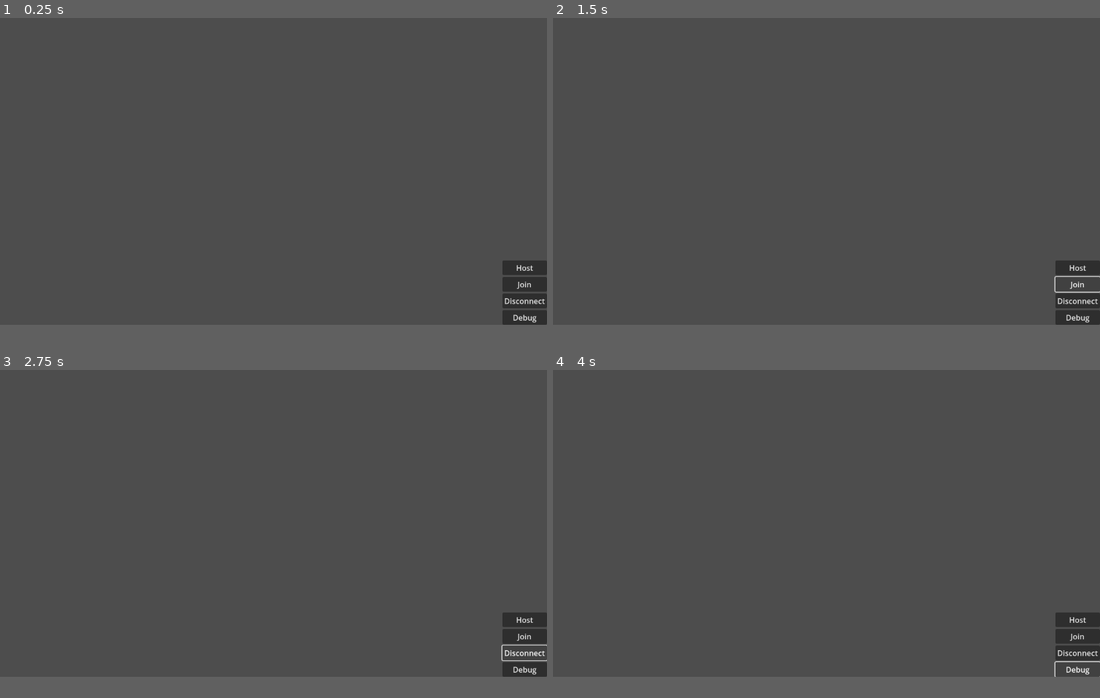
Above: before the commit, frames 1-4 (two rows, left to right).
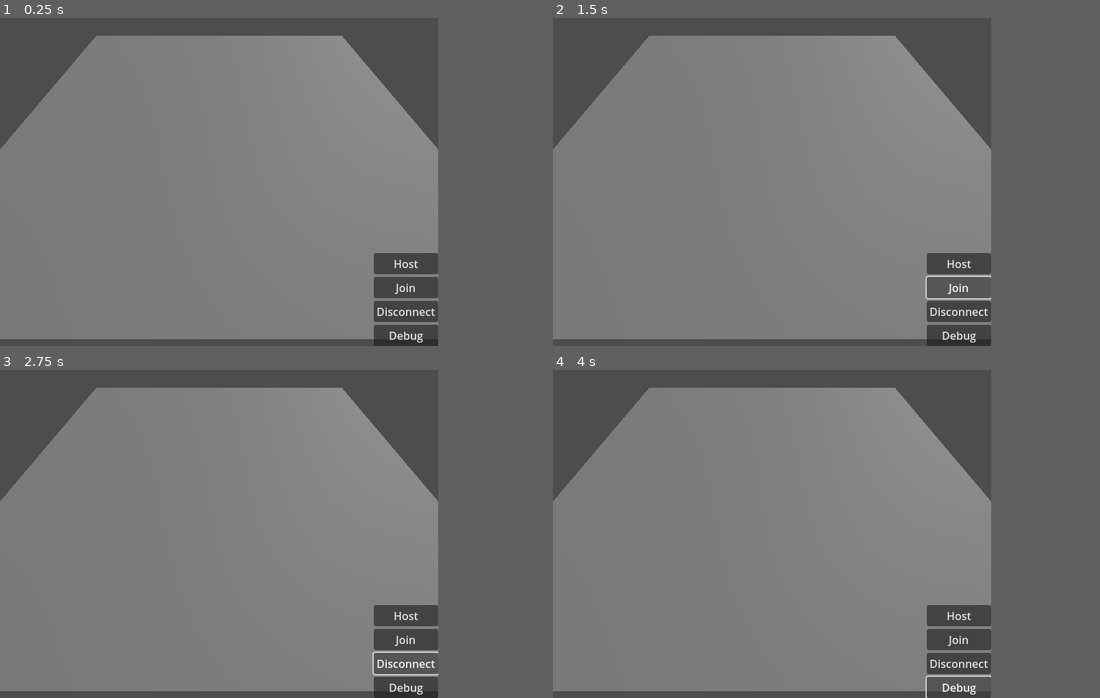
Above: after the commit, the same moments.

Repository: blondeman/congenial-soul
Game: Godot game, scene res://scenes/scene_manager.tscn
The game is run twice, just before and just after one commit, with the same random seed, the same clock (stepped at 60 frames per second) and the same inputs. Before the commit the project starts from res://scenes/menu.tscn.
Inputs:
- Up to frame 1 (0.25 s): no input
- Up to frame 2 (1.5 s): click "Host" at 0.5 s; click "Join" at 1.25 s
- Up to frame 3 (2.75 s): click "Disconnect" at 2 s
- Up to frame 4 (4 s): click "Debug" at 2.75 s; tap Enter at 3.5 s; hold D (right, bound only after the commit) from 3.53 s (still down)
In our replay, the window is 799x449 before the commit and 640x480 after it. These sizes can differ from the game's own. Grey fills any space a smaller window leaves; there, only what the larger window draws over its background counts as a difference.

The runs differ from the first frame. In frame 1, 67% of the frame differs, in the area x 0-100%, y 5-100%; in frame 2, 67%; in frame 3, 67%; in frame 4, 67%.
Error after the commit: Invalid access to property or key 'players' on a base object of type 'Node (PlayerManager.gd)'. (res://scripts/Lobby.gd:39)

Commit message:
player spawning and removing

Diff:
--- a/congenial-soul/project.godot
+++ b/congenial-soul/project.godot
@@ -11,7 +11,7 @@
 [application]
 
 config/name="CongenialSoul"
-run/main_scene="uid://c61e81ehl37pn"
+run/main_scene="uid://ia0ask3kayh7"
 config/features=PackedStringArray("4.5", "Forward Plus")
 config/icon="res://icon.svg"
 
@@ -19,3 +19,35 @@
 
 NetworkManager="*res://scripts/global/NetworkManager.gd"
 PlayerManager="*res://scripts/global/PlayerManager.gd"
+
+[display]
+
+window/size/viewport_width=640
+window/size/viewport_height=480
+
+[global_group]
+
+game_root="root node for the game processes"
+
+[input]
+
+up={
+"deadzone": 0.2,
+"events": [Object(InputEventKey,"resource_local_to_scene":false,"resource_name":"","device":-1,"window_id":0,"alt_pressed":false,"shift_pressed":false,"ctrl_pressed":false,"meta_pressed":false,"pressed":false,"keycode":0,"physical_keycode":87,"key_label":0,"unicode":119,"location":0,"echo":false,"script":null)
+]
+}
+down={
+"deadzone": 0.2,
+"events": [Object(InputEventKey,"resource_local_to_scene":false,"resource_name":"","device":-1,"window_id":0,"alt_pressed":false,"shift_pressed":false,"ctrl_pressed":false,"meta_pressed":false,"pressed":false,"keycode":0,"physical_keycode":83,"key_label":0,"unicode":115,"location":0,"echo":false,"script":null)
+]
+}
+left={
+"deadzone": 0.2,
+"events": [Object(InputEventKey,"resource_local_to_scene":false,"resource_name":"","device":-1,"window_id":0,"alt_pressed":false,"shift_pressed":false,"ctrl_pressed":false,"meta_pressed":false,"pressed":false,"keycode":0,"physical_keycode":65,"key_label":0,"unicode":97,"location":0,"echo":false,"script":null)
+]
+}
+right={
+"deadzone": 0.2,
+"events": [Object(InputEventKey,"resource_local_to_scene":false,"resource_name":"","device":-1,"window_id":0,"alt_pressed":false,"shift_pressed":false,"ctrl_pressed":false,"meta_pressed":false,"pressed":false,"keycode":0,"physical_keycode":68,"key_label":0,"unicode":100,"location":0,"echo":false,"script":null)
+]
+}
--- a/congenial-soul/scenes/game.tscn
+++ b/congenial-soul/scenes/game.tscn
@@ -1,3 +1,30 @@
-[gd_scene format=3 uid="uid://eq1pgsn2bp3k"]
+[gd_scene load_steps=3 format=3 uid="uid://eq1pgsn2bp3k"]
+
+[sub_resource type="BoxShape3D" id="BoxShape3D_8cj0n"]
+size = Vector3(20, 1, 20)
+
+[sub_resource type="BoxMesh" id="BoxMesh_uwrxv"]
+size = Vector3(20, 1, 20)
 
 [node name="game_world" type="Node3D"]
+
+[node name="floor" type="StaticBody3D" parent="."]
+
+[node name="CollisionShape3D" type="CollisionShape3D" parent="floor"]
+transform = Transform3D(1, 0, 0, 0, 1, 0, 0, 0, 1, 0, -0.5, 0)
+shape = SubResource("BoxShape3D_8cj0n")
+
+[node name="MeshInstance3D" type="MeshInstance3D" parent="floor"]
+transform = Transform3D(1, 0, 0, 0, 1, 0, 0, 0, 1, 0, -0.5, 0)
+mesh = SubResource("BoxMesh_uwrxv")
+
+[node name="DirectionalLight3D" type="DirectionalLight3D" parent="."]
+transform = Transform3D(0.6967646, 0.4748846, -0.5375907, 0, 0.74946433, 0.6620447, 0.7172999, -0.46128932, 0.5222002, 0, 0, 0)
+shadow_enabled = true
+
+[node name="MultiplayerSpawner" type="MultiplayerSpawner" parent="."]
+_spawnable_scenes = PackedStringArray("uid://clvjfj3e7twfm")
+spawn_path = NodePath("..")
+
+[node name="Camera3D" type="Camera3D" parent="."]
+transform = Transform3D(-1, 3.345525e-08, -8.076811e-08, -4.53265e-08, 0.5915911, 0.8062381, 7.47546e-08, 0.8062381, -0.5915911, 0, 7, -10)
--- a/congenial-soul/scenes/menu.tscn
+++ b/congenial-soul/scenes/menu.tscn
@@ -2,11 +2,9 @@
 
 [ext_resource type="Script" uid="uid://bn34n44jpvd4l" path="res://scripts/Lobby.gd" id="1_l6cm7"]
 
-[node name="main_menu" type="Node"]
+[node name="menu" type="CanvasLayer"]
 
-[node name="interface" type="CanvasLayer" parent="."]
-
-[node name="lobby" type="Control" parent="interface" node_paths=PackedStringArray("player_list")]
+[node name="lobby" type="Control" parent="." node_paths=PackedStringArray("player_list")]
 layout_mode = 3
 anchors_preset = 15
 anchor_right = 1.0
@@ -16,7 +14,7 @@
 script = ExtResource("1_l6cm7")
 player_list = NodePath("players")
 
-[node name="buttons" type="VBoxContainer" parent="interface/lobby"]
+[node name="buttons" type="VBoxContainer" parent="lobby"]
 layout_mode = 1
 anchors_preset = 3
 anchor_left = 1.0
@@ -28,28 +26,28 @@
 grow_horizontal = 0
 grow_vertical = 0
 
-[node name="host" type="Button" parent="interface/lobby/buttons"]
+[node name="host" type="Button" parent="lobby/buttons"]
 layout_mode = 2
 text = "Host"
 
-[node name="join" type="Button" parent="interface/lobby/buttons"]
+[node name="join" type="Button" parent="lobby/buttons"]
 layout_mode = 2
 text = "Join"
 
-[node name="disconnect" type="Button" parent="interface/lobby/buttons"]
+[node name="disconnect" type="Button" parent="lobby/buttons"]
 layout_mode = 2
 text = "Disconnect"
 
-[node name="debug" type="Button" parent="interface/lobby/buttons"]
+[node name="debug" type="Button" parent="lobby/buttons"]
 layout_mode = 2
 text = "Debug"
 
-[node name="players" type="VBoxContainer" parent="interface/lobby"]
+[node name="players" type="VBoxContainer" parent="lobby"]
 layout_mode = 0
 offset_right = 40.0
 offset_bottom = 40.0
 
-[connection signal="pressed" from="interface/lobby/buttons/host" to="interface/lobby" method="_on_host_pressed"]
-[connection signal="pressed" from="interface/lobby/buttons/join" to="interface/lobby" method="_on_join_pressed"]
-[connection signal="pressed" from="interface/lobby/buttons/disconnect" to="interface/lobby" method="_on_disconnect_pressed"]
-[connection signal="pressed" from="interface/lobby/buttons/debug" to="interface/lobby" method="_on_debug_pressed"]
+[connection signal="pressed" from="lobby/buttons/host" to="lobby" method="_on_host_pressed"]
+[connection signal="pressed" from="lobby/buttons/join" to="lobby" method="_on_join_pressed"]
+[connection signal="pressed" from="lobby/buttons/disconnect" to="lobby" method="_on_disconnect_pressed"]
+[connection signal="pressed" from="lobby/buttons/debug" to="lobby" method="_on_debug_pressed"]
--- /dev/null
+++ b/congenial-soul/scenes/player.tscn
@@ -0,0 +1,36 @@
+[gd_scene load_steps=6 format=3 uid="uid://clvjfj3e7twfm"]
+
+[ext_resource type="Script" uid="uid://dxnslu6ys7eo2" path="res://scripts/Player.gd" id="1_3vyb7"]
+
+[sub_resource type="SphereShape3D" id="SphereShape3D_yqjtg"]
+
+[sub_resource type="SphereMesh" id="SphereMesh_lnu2h"]
+
+[sub_resource type="BoxMesh" id="BoxMesh_u8vuu"]
+size = Vector3(0.5, 0.1, 0.3)
+
+[sub_resource type="SceneReplicationConfig" id="SceneReplicationConfig_u8vuu"]
+properties/0/path = NodePath(".:position")
+properties/0/spawn = true
+properties/0/replication_mode = 1
+properties/1/path = NodePath(".:rotation")
+properties/1/spawn = true
+properties/1/replication_mode = 1
+
+[node name="player" type="CharacterBody3D"]
+axis_lock_angular_x = true
+axis_lock_angular_z = true
+script = ExtResource("1_3vyb7")
+
+[node name="CollisionShape3D" type="CollisionShape3D" parent="."]
+shape = SubResource("SphereShape3D_yqjtg")
+
+[node name="MeshInstance3D" type="MeshInstance3D" parent="."]
+mesh = SubResource("SphereMesh_lnu2h")
+
+[node name="MeshInstance3D2" type="MeshInstance3D" parent="."]
+transform = Transform3D(1, 0, 0, 0, 1, 0, 0, 0, 1, 0, 0.23052311, 0.3976146)
+mesh = SubResource("BoxMesh_u8vuu")
+
+[node name="MultiplayerSynchronizer" type="MultiplayerSynchronizer" parent="."]
+replication_config = SubResource("SceneReplicationConfig_u8vuu")
--- a/congenial-soul/scenes/scene_manager.tscn
+++ b/congenial-soul/scenes/scene_manager.tscn
@@ -1,7 +1,12 @@
-[gd_scene load_steps=2 format=3 uid="uid://ia0ask3kayh7"]
+[gd_scene load_steps=4 format=3 uid="uid://ia0ask3kayh7"]
 
+[ext_resource type="Script" uid="uid://c7ddnev66h163" path="res://scripts/global/SceneManager.gd" id="1_65mdo"]
 [ext_resource type="PackedScene" uid="uid://c61e81ehl37pn" path="res://scenes/menu.tscn" id="1_we8k5"]
+[ext_resource type="PackedScene" uid="uid://eq1pgsn2bp3k" path="res://scenes/game.tscn" id="2_b81s6"]
 
 [node name="scene_manager" type="Node"]
+script = ExtResource("1_65mdo")
 
-[node name="main_menu" parent="." instance=ExtResource("1_we8k5")]
+[node name="menu" parent="." instance=ExtResource("1_we8k5")]
+
+[node name="game_world" parent="." groups=["game_root"] instance=ExtResource("2_b81s6")]
--- a/congenial-soul/scripts/Lobby.gd
+++ b/congenial-soul/scripts/Lobby.gd
@@ -23,7 +23,7 @@
 	for child in player_list.get_children():
 		child.queue_free()
 
-	for peer_id in PlayerManager.players:
+	for peer_id in PlayerManager.player_data:
 		var label: Label = Label.new()
 		label.text = str(peer_id)
 
--- /dev/null
+++ b/congenial-soul/scripts/Player.gd
@@ -0,0 +1,17 @@
+extends CharacterBody3D
+
+var speed = 200
+
+func _enter_tree() -> void:
+	set_multiplayer_authority(name.to_int())
+
+
+func _process(delta: float) -> void:
+	if !is_on_floor():
+		velocity += get_gravity() * delta
+
+	velocity.x = Input.get_axis("right", "left") * delta * speed
+	velocity.z = Input.get_axis("down", "up") * delta * speed
+
+func _physics_process(delta: float) -> void:
+	move_and_slide()
--- a/congenial-soul/scripts/global/PlayerManager.gd
+++ b/congenial-soul/scripts/global/PlayerManager.gd
@@ -1,51 +1,69 @@
 extends Node
 
-var players := {} # { peer_id: { "username": String, "color": Color } }
+@onready var game_root = get_tree().get_first_node_in_group("game_root")
+var player_scene: PackedScene = preload("res://scenes/player.tscn")
+var player_data := {} # { peer_id: { "username": String, "color": Color } }
 signal data_changed()
 
 func _ready():
+	NetworkManager.server_started.connect(_on_peer_connected)
 	multiplayer.peer_connected.connect(_on_peer_connected)
 	multiplayer.peer_disconnected.connect(_on_peer_disconnected)
-	NetworkManager.server_started.connect(_on_peer_connected)
+	multiplayer.peer_disconnected.connect(delete_player)
+	multiplayer.server_disconnected.connect(_on_server_disconnected)
+
+
+func _on_server_disconnected() -> void:
+	clear()
+
 
 func _on_peer_connected(id: int = 1) -> void:
 	if multiplayer.is_server():
 		var username = "Player_%s" % id
 		var color = Color(randf(), randf(), randf())
-		players[id] = { "username": username, "color": color }
+		player_data[id] = { "username": username, "color": color }
 
-		rpc("client_sync_players", players)
+		rpc("client_sync_player_data", player_data)
+	spawn_player(id)
 
 
 func _on_peer_disconnected(id: int) -> void:
-	players.erase(id)
-	rpc("client_sync_players", players)
+	player_data.erase(id)
+	rpc("client_sync_player_data", player_data)
 
 
 @rpc("any_peer", "call_local")
-func client_sync_players(server_players: Dictionary) -> void:
-	players = server_players.duplicate(true)
+func client_sync_player_data(server_players: Dictionary) -> void:
+	player_data = server_players.duplicate(true)
 	data_changed.emit()
 
 
+func spawn_player(id: int):
+	if !multiplayer.is_server():
+		return
+	var player = player_scene.instantiate()
+	player.name = str(id)
+	game_root.add_child(player)
+
+
+func delete_player(id: int):
+	if !multiplayer.is_server():
+		return
+	rpc("_delete_player", id)
+
+
+@rpc("any_peer", "call_local")
+func _delete_player(id: int):
+	if game_root.has_node(str(id)):
+		game_root.get_node(str(id)).queue_free()
+
+
 func get_player_data(id: int) -> Dictionary:
-	if players.has(id):
-		return players[id]
+	if player_data.has(id):
+		return player_data[id]
 	return {}
 
 
-func get_peer_list() -> Array:
-	if !multiplayer.has_multiplayer_peer():
-		return []
-	var list := multiplayer.get_peers()
-
-	#add own player
-	if multiplayer.get_unique_id() not in list:
-		list.append(multiplayer.get_unique_id())
-
-	return list
-
-
 func clear():
-	players = {}
+	player_data = {}
 	data_changed.emit()
--- /dev/null
+++ b/congenial-soul/scripts/global/SceneManager.gd
@@ -0,0 +1 @@
+extends Node
Not shown, added: congenial-soul/scripts/Player.gd.uid
Not shown, added: congenial-soul/scripts/global/SceneManager.gd.uid
